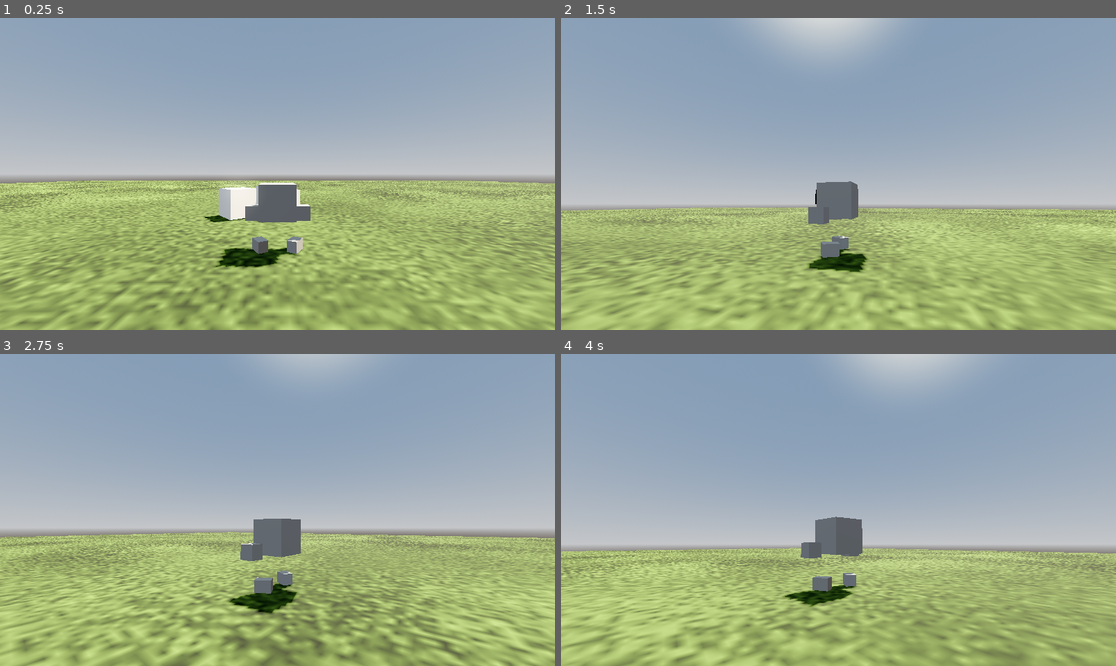
Above: before the commit, frames 1-4 (two rows, left to right).
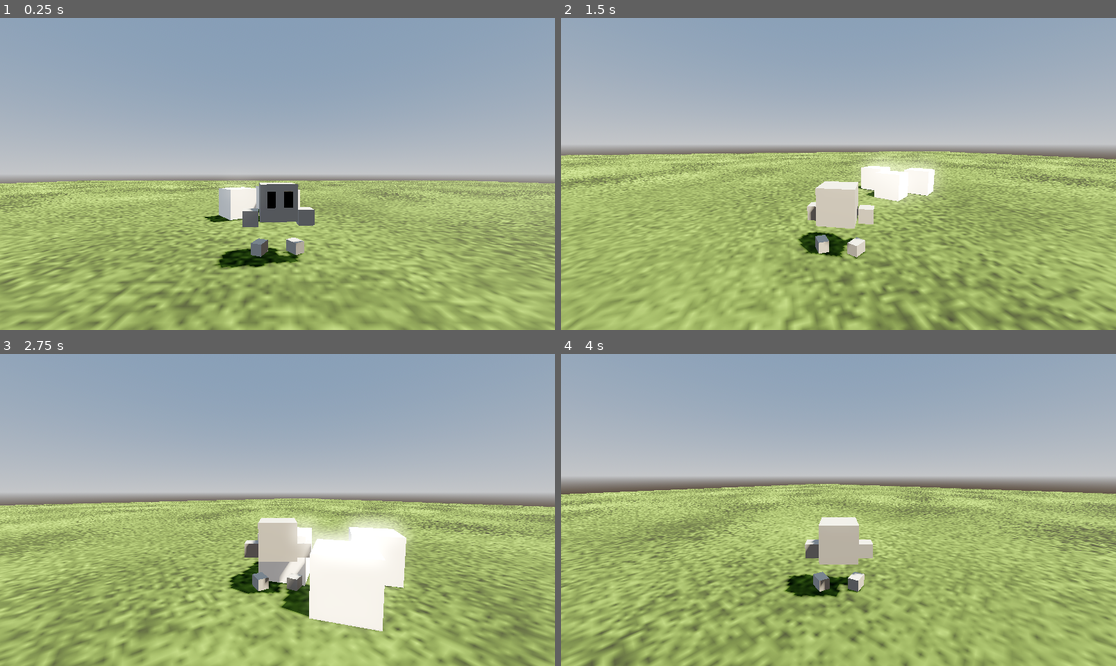
Above: after the commit, the same moments.

Repository: RafaelSPBarbosa/rpg-game-01
Game: Godot game, scene res://scenes/main.tscn
The game is run twice, just before and just after one commit, with the same random seed, the same clock (stepped at 60 frames per second) and the same inputs.
Inputs (mouse positions are in pixels of both pictures, inside the frame that each line leads up to):
- Up to frame 1 (0.25 s): no input
- Up to frame 2 (1.5 s): move the mouse to (960, 158) at 0.52 s; press the mouse at (960, 158) at 0.53 s; hold D (move_right) 0.53-1.28 s; move the mouse to (810, 174) at 1.27 s; release the mouse at (810, 174) at 1.28 s; hold W (move_forward) from 1.28 s (still down); click (810, 174) at 1.35 s
- Up to frame 3 (2.75 s): keep holding W (move_forward); move the mouse to (288, 503) at 2.02 s; press the mouse at (288, 503) at 2.03 s
- Up to frame 4 (4 s): keep holding W (move_forward); move the mouse to (832, 516) at 2.77 s; release the mouse at (832, 516) at 2.78 s; click (832, 516) at 2.85 s; move the mouse to (877, 513) at 3.52 s; press the mouse at (877, 513) at 3.53 s

The runs differ from the first frame. In frame 1, 0.9% of the frame differs, in the area x 38-57%, y 52-81%; in frame 2, 50%; in frame 3, 40%; in frame 4, 55%, in the area x 0-100%, y 0-100%.

Commit message:
fleshed out movement

Diff:
--- a/Scripts/Player/PlayerCamera.gd
+++ b/Scripts/Player/PlayerCamera.gd
@@ -26,8 +26,8 @@
 	_camera_pivot.position = _body.position
 
 func _physics_process(delta: float) -> void:
-	_camera_pivot.rotation.x += _camera_input_direction.y * delta
+	_camera_pivot.rotation.x -= _camera_input_direction.y * delta
 	_camera_pivot.rotation.x = clamp(_camera_pivot.rotation.x, -PI / 6.0, PI / 3.0)
-	_camera_pivot.rotation.y += _camera_input_direction.x * delta
+	_camera_pivot.rotation.y -= _camera_input_direction.x * delta
 
 	_camera_input_direction = Vector2.ZERO
--- a/Scripts/Player/PlayerMovement.gd
+++ b/Scripts/Player/PlayerMovement.gd
@@ -4,12 +4,12 @@
 @export_group("Movement")
 @export var move_speed := 5.0
 @export var acceleration := 20.0
+@export var rotation_speed := 12.0
+
+var _last_movement_direction := Vector3.BACK
 
 @onready var _camera: Camera3D = $"../CameraPivot/SpringArm3D/Camera"
-
-func _ready():
-
-	return
+@onready var _skin = $Skin
 
 func _physics_process(delta):
 	var raw_input := Input.get_vector("move_left","move_right","move_forward","move_backwards")
@@ -22,3 +22,8 @@
 
 	velocity = velocity.move_toward(move_direction * move_speed, acceleration * delta)
 	move_and_slide()
+
+	if move_direction.length() > 0.2:
+		_last_movement_direction = move_direction
+	var target_angle := Vector3.BACK.signed_angle_to(_last_movement_direction, Vector3.UP)
+	_skin.global_rotation.y = lerp_angle(_skin.rotation.y, target_angle, rotation_speed * delta)
--- a/scenes/main.tscn
+++ b/scenes/main.tscn
@@ -106,40 +106,41 @@
 shape = SubResource("CapsuleShape3D_0wfyh")
 
 [node name="Skin" type="Node3D" parent="Player/Body"]
+transform = Transform3D(-1, 0, 8.74228e-08, 0, 1, 0, -8.74228e-08, 0, -1, 0, 0, 0)
 
 [node name="Body" type="MeshInstance3D" parent="Player/Body/Skin"]
-transform = Transform3D(0.684885, 0, 0, 0, 0.684885, 0, 0, 0, 0.684885, 0, 0.997934, 0)
+transform = Transform3D(-0.684885, 0, 5.98746e-08, 0, 0.684885, 0, -5.98746e-08, 0, -0.684885, -0.00495656, 0.997934, -0.0251773)
 mesh = SubResource("BoxMesh_jyhfs")
 skeleton = NodePath("../..")
 
 [node name="HandR" type="MeshInstance3D" parent="Player/Body/Skin"]
-transform = Transform3D(0.287733, 0, 0, 0, 0.287733, 0, 0, 0, 0.287733, 0.51554, 0.728945, -0.224178)
+transform = Transform3D(-0.287733, 0, 2.51544e-08, 0, 0.287733, 0, -2.51544e-08, 0, -0.287733, -0.520497, 0.728945, 0.199001)
 mesh = SubResource("BoxMesh_jyhfs")
 skeleton = NodePath("../..")
 
 [node name="HandL" type="MeshInstance3D" parent="Player/Body/Skin"]
-transform = Transform3D(0.287733, 0, 0, 0, 0.287733, 0, 0, 0, 0.287733, -0.504836, 0.728945, -0.224178)
+transform = Transform3D(-0.287733, 0, 2.51544e-08, 0, 0.287733, 0, -2.51544e-08, 0, -0.287733, 0.499879, 0.728945, 0.199001)
 mesh = SubResource("BoxMesh_jyhfs")
 skeleton = NodePath("../..")
 
 [node name="EyeL" type="MeshInstance3D" parent="Player/Body/Skin"]
-transform = Transform3D(0.150377, 0, 0, 0, 0.290392, 0, 0, 0, 0.0612991, -0.165235, 1.06839, -0.375534)
+transform = Transform3D(-0.150377, 0, 5.35894e-09, 0, 0.290392, 0, -1.31464e-08, 0, -0.0612991, 0.160278, 1.06839, 0.350357)
 material_override = ExtResource("3_sugp2")
 mesh = SubResource("BoxMesh_jyhfs")
 skeleton = NodePath("../..")
 
 [node name="EyeR" type="MeshInstance3D" parent="Player/Body/Skin"]
-transform = Transform3D(0.150377, 0, 0, 0, 0.290392, 0, 0, 0, 0.0612991, 0.137502, 1.06839, -0.375534)
+transform = Transform3D(-0.150377, 0, 5.35894e-09, 0, 0.290392, 0, -1.31464e-08, 0, -0.0612991, -0.142459, 1.06839, 0.350357)
 material_override = ExtResource("3_sugp2")
 mesh = SubResource("BoxMesh_jyhfs")
 skeleton = NodePath("../..")
 
 [node name="FootL" type="MeshInstance3D" parent="Player/Body/Skin"]
-transform = Transform3D(0.186027, 0, 0.14891, 0, 0.224023, 0, -0.104603, 0, 0.264823, -0.346319, 0.113758, -0.0606588)
+transform = Transform3D(-0.186027, 0, -0.14891, 0, 0.224023, 0, 0.104603, 0, -0.264823, 0.341362, 0.113758, 0.0354815)
 mesh = SubResource("BoxMesh_jyhfs")
 skeleton = NodePath("../..")
 
 [node name="FootR" type="MeshInstance3D" parent="Player/Body/Skin"]
-transform = Transform3D(0.186116, 0, -0.148683, 0, 0.224023, 0, 0.104443, 0, 0.264951, 0.346, 0.114, -0.061)
+transform = Transform3D(-0.186116, 0, 0.148683, 0, 0.224023, 0, -0.104443, 0, -0.264951, -0.350957, 0.114, 0.0358226)
 mesh = SubResource("BoxMesh_jyhfs")
 skeleton = NodePath("../..")
